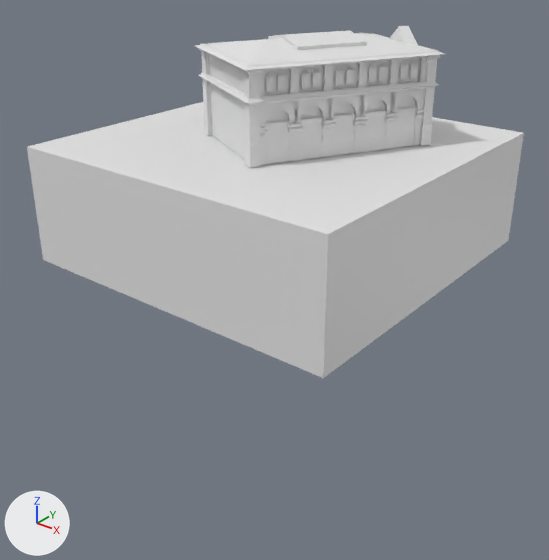
The FBX model Halles/Assets/Enigme 2/maquette-salle3.fbx as it was, and as the next commit left it.
Rendered twice from a 50 mm camera at (6.18, -7.81, 5.12) aimed at (0.03, -0.12, 0.35). The lights are fixed; the arrows at lower left show +X, +Y and +Z. Where no turn or scale is listed for an object, it has been applied to the vertices. Vertices at the same position are counted once.

The first picture shows 'Cube', 'cilinder', 'fenetre12', 'fenetre13', 'fenetre14', 'fenetre15', 'fenetre16', 'fenetre18', 'fenetre19', 'fenetre20', 'fenetre21', 'fenetre7', 'ouverture', 'porte4', 'porte5', 'porte6', 'porte8'.
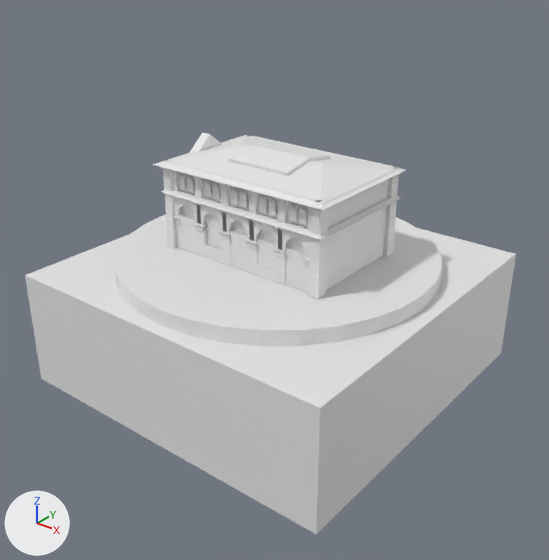
Where the newer file only moved an object's origin or applied its transform, the numbers keep the older frame.

Where the change shows, as pixel boxes (x1, y1, x2, y2) in the pictures (549 x 560 px):
'Cube', moved
    before: (27, 102, 524, 378)
    after: (25, 228, 516, 534)
'murs', added
    after: (153, 133, 406, 299)
'Cylinder', added
    after: (114, 214, 442, 346)
'cilinder', deleted
    before: (195, 26, 445, 168)
'ouverture', mesh turned
    before: (268, 30, 367, 50)
    after: (228, 143, 330, 176)
'fenetre12', deleted
    before: (277, 71, 286, 91)
'fenetre7', deleted
    before: (266, 72, 274, 92)
'fenetre13', deleted
    before: (301, 69, 309, 89)
'fenetre14', deleted
    before: (312, 69, 321, 88)
'fenetre15', deleted
    before: (346, 67, 354, 85)
'fenetre16', deleted
    before: (368, 64, 376, 83)
'fenetre21', deleted
    before: (335, 67, 343, 86)
'fenetre18', deleted
    before: (378, 63, 387, 82)
'fenetre19', deleted
    before: (400, 61, 408, 80)
'fenetre20', deleted
    before: (410, 62, 418, 79)

What the commit changed:
me_cube_071 has 16 vertices, 12 faces and spans x -0.449..0.873, y -0.783..0.556, z -0.064..0.064.
me_cube_071 is used by ob_ouverture; location (-0.21, 0.94, 3.6).
me_cube_071 part 1: the whole mesh is turned 118.5 degrees about the z axis through its middle, then moved by (0.0, -0.795, -1.444).
Mesh me_cylinder_063_1 is new.
It has 2838 vertices, 2410 faces and spans x -1.43..1.42, y -0.97..1.0, z -0.67..0.79.
It uses material mat_material_006 (white #e7e7e7).
Mesh me_cylinder is new.
It is a 32-sided cylinder along z spanning x -2.3..2.3, y -2.3..2.3, z -0.2..0.2.
Object 'fenetre19' (ob_fenetre19) is deleted.
Object 'fenetre15' (ob_fenetre15) is deleted.
Object 'fenetre21' (ob_fenetre21) is deleted.
Object 'fenetre16' (ob_fenetre16) is deleted.
Object 'fenetre13' (ob_fenetre13) is deleted.
Object 'cilinder' (ob_cilinder) is deleted.
Object 'fenetre14' (ob_fenetre14) is deleted.
Object 'fenetre20' (ob_fenetre20) is deleted.
Object 'Cube' (ob_cube) moves from (-0.35, 0.55, 1.65) to (0.0, 0.0, 0.0).
Object 'fenetre7' (ob_fenetre7) is deleted.
Object 'fenetre12' (ob_fenetre12) is deleted.
Object 'fenetre18' (ob_fenetre18) is deleted.
Object 'murs' (ob_murs) is new; it shows me_cylinder_063_1.
Its location is (0.0, 0.0, 1.44).
Object 'Cylinder' (ob_cylinder) is new; it shows me_cylinder.
Its location is (0.0, 0.0, 0.56).
